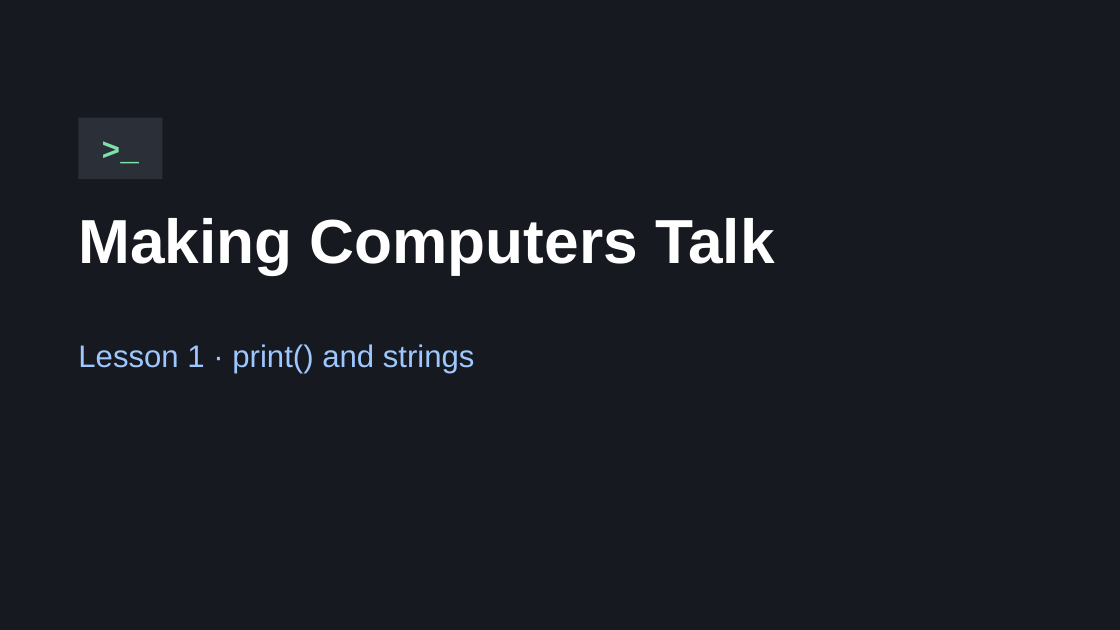
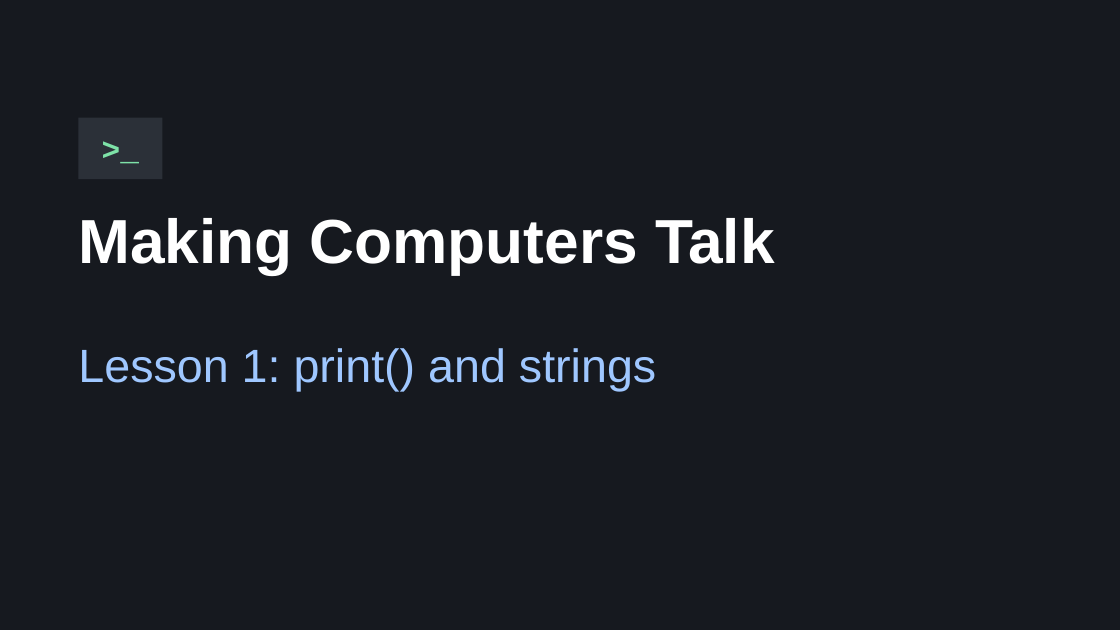
Before and after one commit to FrankD64/chatbot-lesson, a slide deck: slide 1 of assets/slides/Lesson1_Making_Computers_Talk.pptx. Drawn at 1120x630 pixels with LibreOffice and Linux fonts; fonts in the diff are those of the drawing. Boxes give left, top, right and bottom in pixels: in the first picture for what was removed or moved away, otherwise in the second. Text is boxed around its words. In the diff, an @@ line names an element or a change of style, - is before the commit and + after.

```diff
--- a/assets/slides/Lesson1_Making_Computers_Talk.pptx
+++ b/assets/slides/Lesson1_Making_Computers_Talk.pptx
@@ text at bbox=[78, 348, 656, 391]: text changed; size 20 to 30 pt @@
-Lesson 1 · print() and strings
+Lesson 1: print() and strings
```
Also in this commit, not shown: 6 other slides changed, 3 other files.
